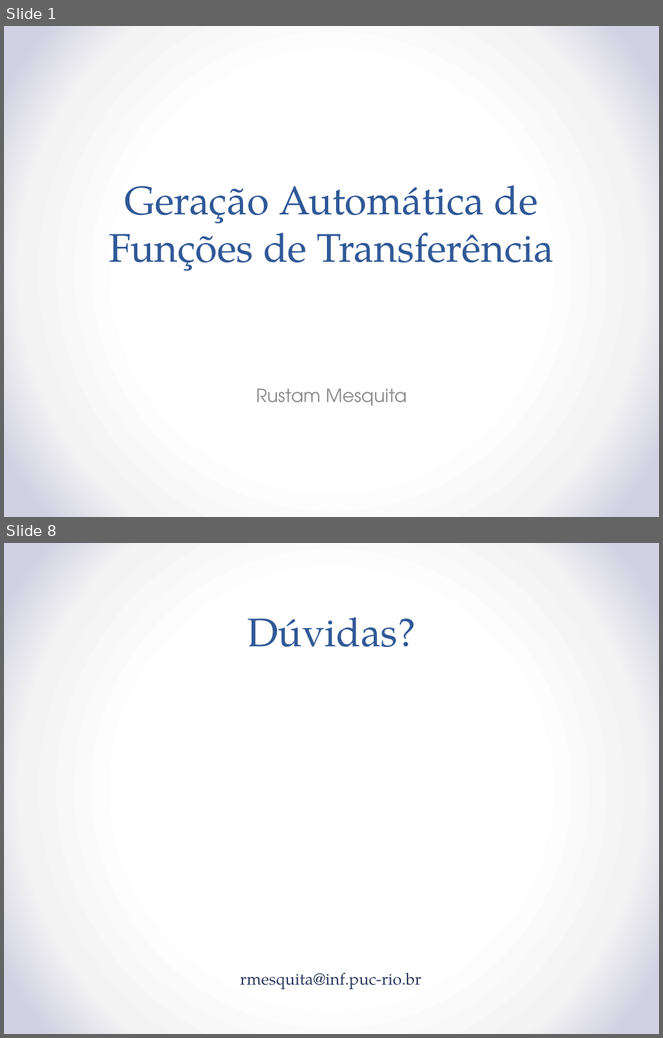
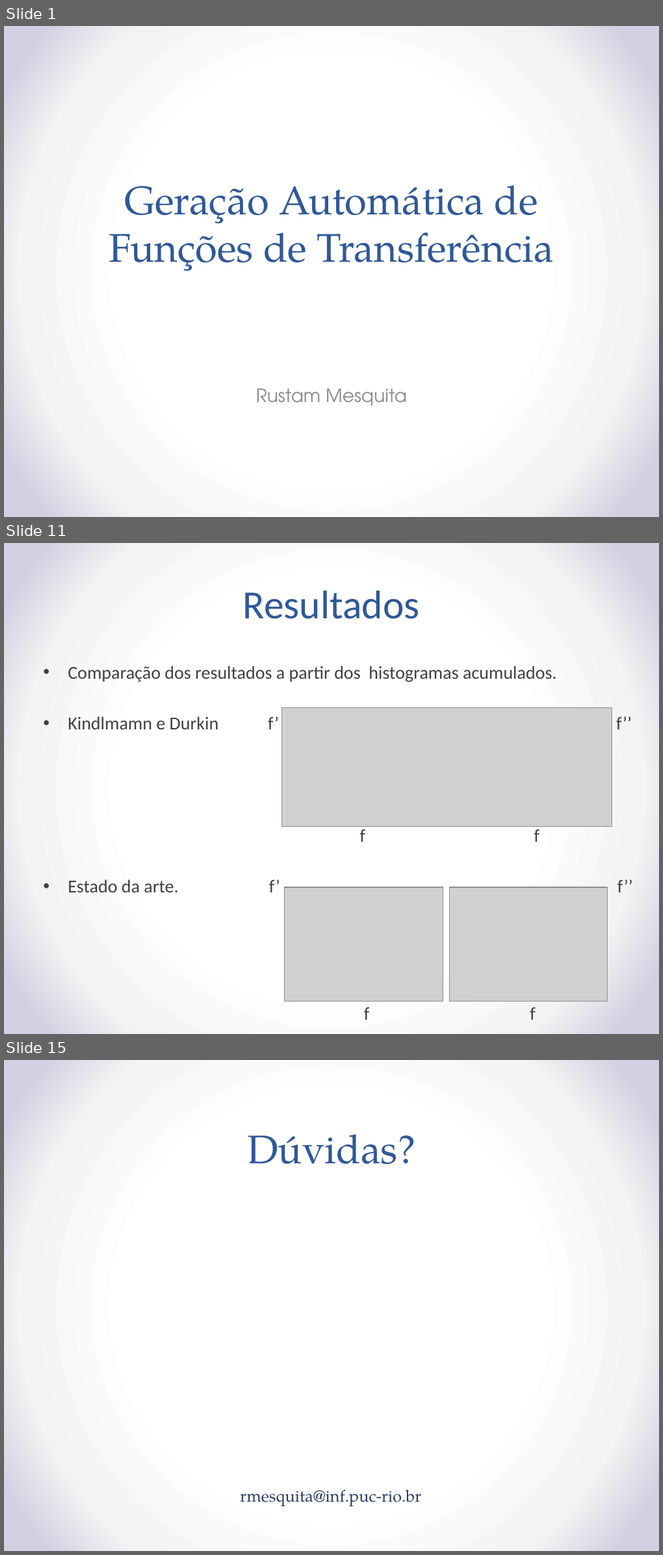
Before and after one commit to rustanitu/TFG, a slide deck: TransferFunctionResearch.pptx. Shown one above the other, each under a label of ours: slides 1 and 8 before the commit, slides 1, 11 and 15 after it; the slides between them are not shown. The pictures are 663x1038 and 663x1555 pixels, drawn with LibreOffice and Linux fonts; fonts in the diff are those of the drawing; grey boxes stand for pictures. Boxes give left, top, right and bottom in pixels: in the first picture for what was removed or moved away, otherwise in the second. Text is boxed around its words. In the diff, an @@ line names an element or a change of style, - is before the commit and + after.

```diff
--- a/TransferFunctionResearch.pptx
+++ b/TransferFunctionResearch.pptx
@@ slide 11 added at bbox=[4, 543, 659, 1034], background gradient #FFFFFF to #F4F4F4 to #D2D1E3 @@
@@ title added at bbox=[243, 590, 420, 619], 44 pt, text #2F5897 @@
+Resultados
@@ text added at bbox=[68, 666, 633, 1020], 20 pt, text #404040 @@
+• Comparação dos resultados a partir dos histogramas acumulados.
+• Kindlmamn e Durkin f’ f’’
+f f
+• Estado da arte. f’ f’’
+f f
@@ picture added at bbox=[282, 708, 612, 826] @@
@@ picture added at bbox=[284, 887, 443, 1002] @@
@@ picture added at bbox=[449, 887, 607, 1002] @@
@@ what was slide 8 is now slide 15 @@
```
Also in this commit, not shown: 6 slides changed, 6 other slides added, 3 other files.
